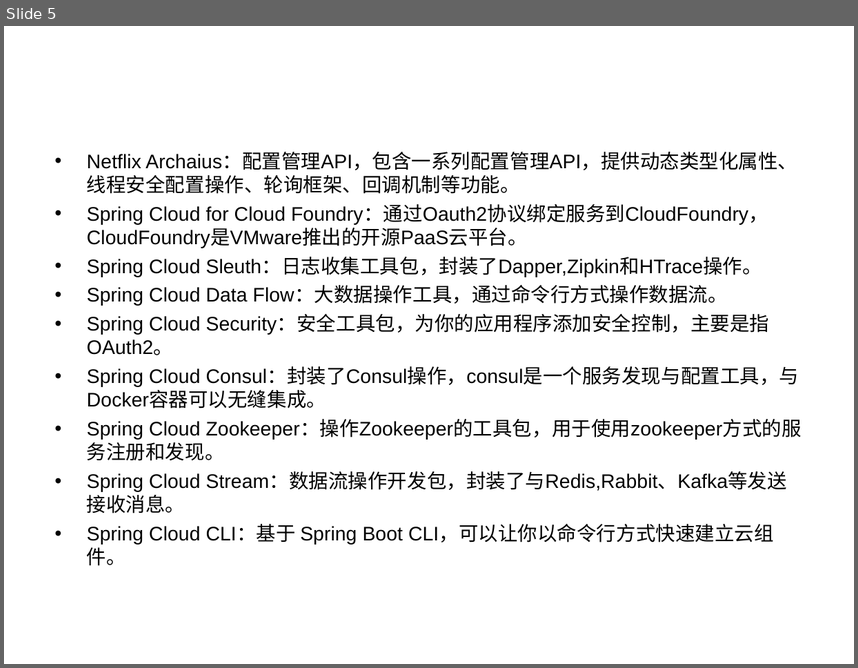
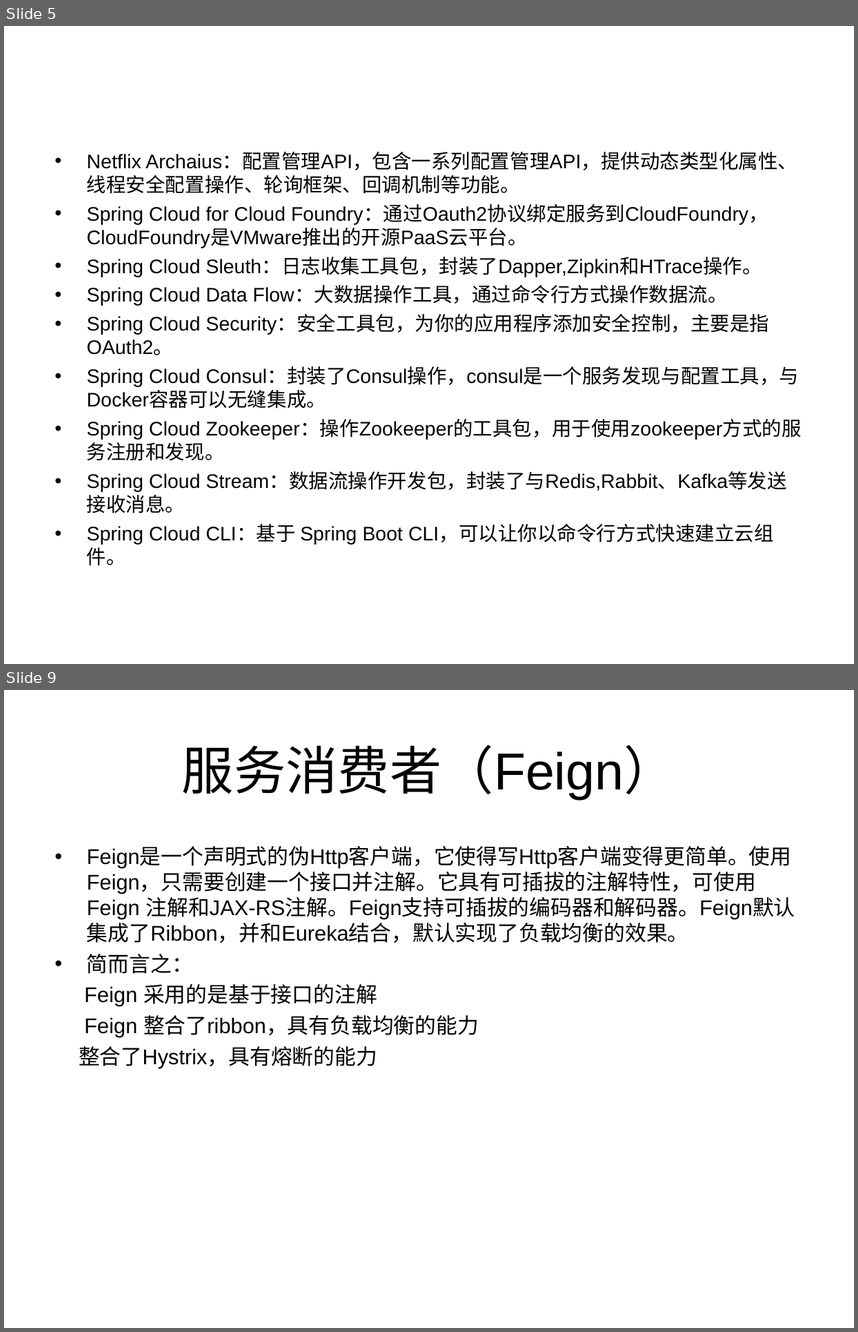
Before and after one commit to xingxingtx/SpringCloud, a slide deck: SpringCloud.ppt. Shown one above the other, each under a label of ours: slide 5 before the commit, slides 5 and 9 after it; the slides between them are not shown. The pictures are 858x668 and 858x1332 pixels, drawn with LibreOffice and Linux fonts; fonts in the diff are those of the drawing. Boxes give left, top, right and bottom in pixels: in the first picture for what was removed or moved away, otherwise in the second. Text is boxed around its words. In the diff, an @@ line names an element or a change of style, - is before the commit and + after.

```diff
--- a/SpringCloud.ppt
+++ b/SpringCloud.ppt
@@ slide 9 added at (x1=4, y1=690, x2=854, y2=1328), background #FFFFFF @@
@@ title added at (x1=182, y1=745, x2=676, y2=800), 44 pt, text #000000 @@
+服务消费者（Feign）
@@ text added at (x1=79, y1=847, x2=795, y2=1069), 18 pt, text #000000 @@
+• Feign是一个声明式的伪Http客户端，它使得写Http客户端变得更简单。使用Feign，只需要创建一个接口并注解。它具有可插拔的注解特性，可使用Feign 注解和JAX-RS注解。Feign支持可插拔的编码器和解码器。Feign默认集成了Ribbon，并和Eureka结合，默认实现了负载均衡的效果。
+• 简而言之：
+Feign 采用的是基于接口的注解
+Feign 整合了ribbon，具有负载均衡的能力
+整合了Hystrix，具有熔断的能力
```
Also in this commit, not shown: 1 slide changed, 5 other slides added, 26 other files.
